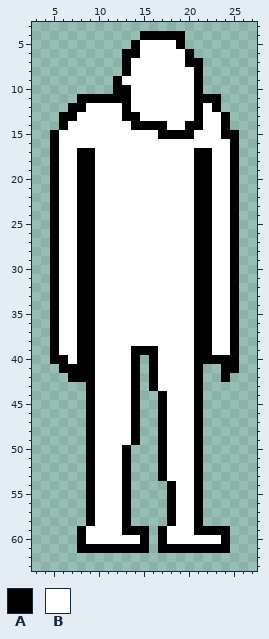
Edited in one commit: pixel-art file (chara_personnage_V2/Sprites_anim/ame/ame.aseprite). That is the earlier state.
32x64 pixels, 1 frame. Shown: x 3..27, y 3..63.
Palette (. is transparent): A #000000  B #ffffff
Pixels before, first column x 5:
 4 ..........AAAAA......
 5 .........ABBBBA......
 6 ........AABBBBBA.....
 7 ........ABBBBBBAA....
 8 ........ABBBBBBBA....
 9 .......ABBBBBBBBA....
10 .......AABBBBBBBA....
11 ...AAAAAABBBBBBBAAA..
12 ..AABBBBABBBBBBBABA..
13 .AABBBBBAABBBBBBABBA.
14 .ABBBBBBBAAAABBAABBA.
15 ABBBBBBBBBBBAAAABBBAA
16 ABBBBBBBBBBBBBBBBBBBA
17 ABBAABBBBBBBBBBBAABBA
18 ABBAABBBBBBBBBBBAABBA
19 ABBAABBBBBBBBBBBAABBA
20 ABBAABBBBBBBBBBBAABBA
21 ABBAABBBBBBBBBBBAABBA
22 ABBAABBBBBBBBBBBAABBA
23 ABBAABBBBBBBBBBBAABBA
24 ABBAABBBBBBBBBBBAABBA
25 ABBAABBBBBBBBBBBAABBA
26 ABBAABBBBBBBBBBBAABBA
27 ABBAABBBBBBBBBBBAABBA
28 ABBAABBBBBBBBBBBAABBA
29 ABBAABBBBBBBBBBBAABBA
30 ABBAABBBBBBBBBBBAABBA
31 ABBAABBBBBBBBBBBAABBA
32 ABBAABBBBBBBBBBBAABBA
33 ABBAABBBBBBBBBBBAABBA
34 ABBAABBBBBBBBBBBAABBA
35 ABBAABBBBBBBBBBBAABBA
36 ABBAABBBBBBBBBBBAABBA
37 ABBAABBBBBBBBBBBAABBA
38 ABBAABBBBBBBBBBBAABBA
39 ABBAABBBBAAABBBBAABBA
40 AABAABBBBA.ABBBBAAAAA
41 .AAAABBBBA.ABBBBA..AA
42 ..AAABBBBA.ABBBBA..A.
43 ....ABBBBA.ABBBBA....
44 ....ABBBBA..ABBBA....
45 ....ABBBBA..ABBBA....
46 ....ABBBBA..ABBBA....
47 ....ABBBBA..ABBBA....
48 ....ABBBBA..ABBBA....
49 ....ABBBBA..ABBBA....
50 ....ABBBA...ABBBA....
51 ....ABBBA...ABBBA....
52 ....ABBBA...ABBBA....
53 ....ABBBA...ABBBA....
54 ....ABBBA....ABBA....
55 ....ABBBA....ABBA....
56 ....ABBBA....ABBA....
57 ....ABBBA....ABBA....
58 ....ABBBA....ABBA....
59 ...ABBBBAAA.ABBBAAAA.
60 ...ABBBBBBA.ABBBBBBA.
61 ...AAAAAAAA.AAAAAAAA.
Now the later version:
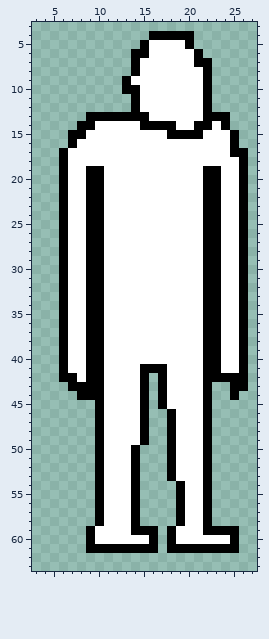
Diff:
Changed rows in their new state; - is an unchanged pixel.
first column x 5:
 4 ----------.----A------
 5 ---------.A---BA------
 6 --------.-A----BA-----
 7 --------.A-----B-A----
 8 --------.A------BA----
 9 -------.A-------BA----
10 -------.-A------BA----
11 ---......A------B-.---
12 --.......A------BA.---
13 -...AAAA--A-----BAA---
14 -..AA----B---A-B-A----
15 ..AA--------B---A--B--
16 ..A-------------------
17 .A-BB-----------BB---A
18 .A-BB-----------BB--BA
19 .A-B-A----------B-A-BA
20 .A-B-A----------B-A-BA
21 .A-B-A----------B-A-BA
22 .A-B-A----------B-A-BA
23 .A-B-A----------B-A-BA
24 .A-B-A----------B-A-BA
25 .A-B-A----------B-A-BA
26 .A-B-A----------B-A-BA
27 .A-B-A----------B-A-BA
28 .A-B-A----------B-A-BA
29 .A-B-A----------B-A-BA
30 .A-B-A----------B-A-BA
31 .A-B-A----------B-A-BA
32 .A-B-A----------B-A-BA
33 .A-B-A----------B-A-BA
34 .A-B-A----------B-A-BA
35 .A-B-A----------B-A-BA
36 .A-B-A----------B-A-BA
37 .A-B-A----------B-A-BA
38 .A-B-A----------B-A-BA
39 .A-B-A---BBB----B-A-BA
40 .--B-A---BBB----B--BBA
41 --BB-A---BA-A---BAABBA
42 -A-B-A---BA.A---BAA-AA
43 --AA-A---BA.A---BA--AA
44 ---A-A---BA-----BA--A-
45 ----.A---BA-----BA----
46 ----.A---BA-.A--BA----
47 ----.A---BA-.A--BA----
48 ----.A---BA-.A--BA----
49 ----.A---BA-.A--BA----
50 ----.A--BA--.A--BA----
51 ----.A--BA--.A--BA----
52 ----.A--BA--.A--BA----
53 ----.A--BA--.A--BA----
54 ----.A--BA---.A-BA----
55 ----.A--BA---.A-BA----
56 ----.A--BA---.A-BA----
57 ----.A--BA---.A-BA----
58 ----.A--BA---.A-BA----
59 ---.A---B--A.A--B---A-
60 ---.A-----BA.A-----BA-
61 ---.-------A.-------A-
